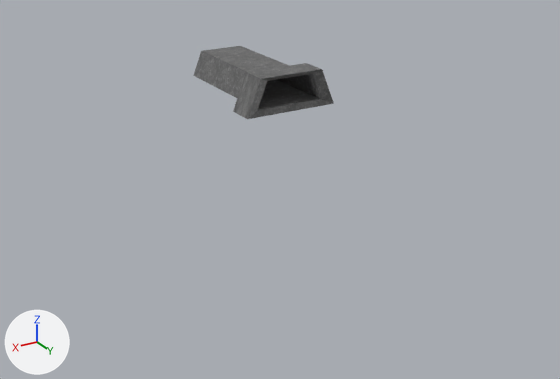
The Blender file models/hoth_hanger.blend as it was, and as the next commit left it.
The view is the same before and after, from a 50 mm lens placed at (219.0, 398.0, 127.0), pointed at (49.0, 114.0, -15.0). Lighting does not change. The marker at lower left points along +X, +Y and +Z.

In view in the first picture: 'hanger'.
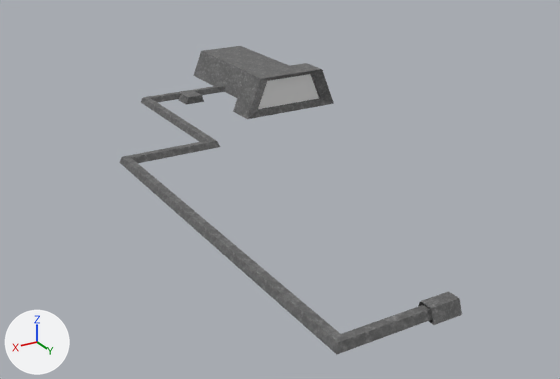
Changed parts and their boxes (x1, y1, x2, y2) in the pictures (560 x 379 px):
'Cube', added: after (119, 85, 462, 354)
'door_r', added: after (258, 78, 289, 109)
'door_l', added: after (289, 74, 319, 104)

Edits to the bpy script that builds the scene:
```text
Add me_cube_004:
    me_cube_004.from_pydata(...)  # 88 vertices, 84 faces; spans x -3.0..92.0, y -3.0..253.0, z -1.0..4.0
    me_cube_004.materials.append(mat_hanger)  # picture img_hoth_terrain_3_png_001
Add me_cube_001:
    me_cube_001.from_pydata(...)  # 68 vertices, 66 faces; spans x -23.1..0.5, y -1.2..1.2, z 0.0..16.5
Add me_cube:
    me_cube.from_pydata(...)  # 68 vertices, 66 faces; spans x -0.5..23.1, y -1.2..1.2, z 0.0..16.5
Add ob_cube:
    ob_cube = bpy.data.objects.new('Cube', me_cube_004)
    ob_cube.location = (21.5, 0.0, 0.0)
Add ob_door_l:
    ob_door_l = bpy.data.objects.new('door_l', me_cube_001)
    ob_door_l.location = (0.0, 41.2, 0.0)
Add ob_door_r:
    ob_door_r = bpy.data.objects.new('door_r', me_cube)
    ob_door_r.location = (0.0, 41.2, 0.0)
```
